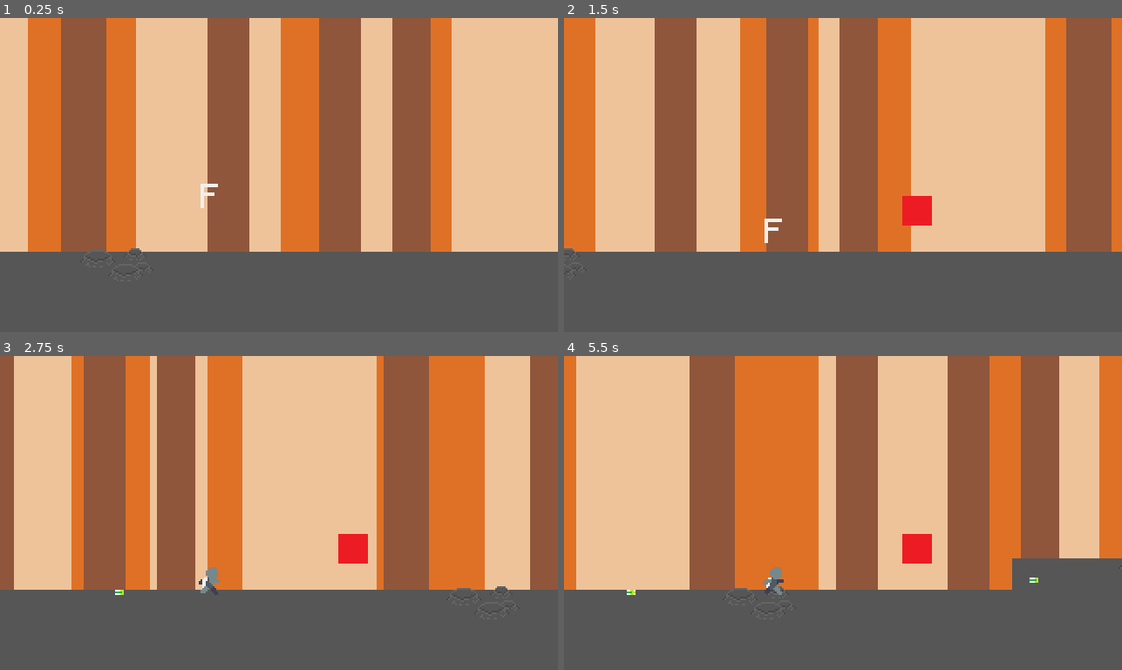
Above: before the commit, frames 1-4 (two rows, left to right).
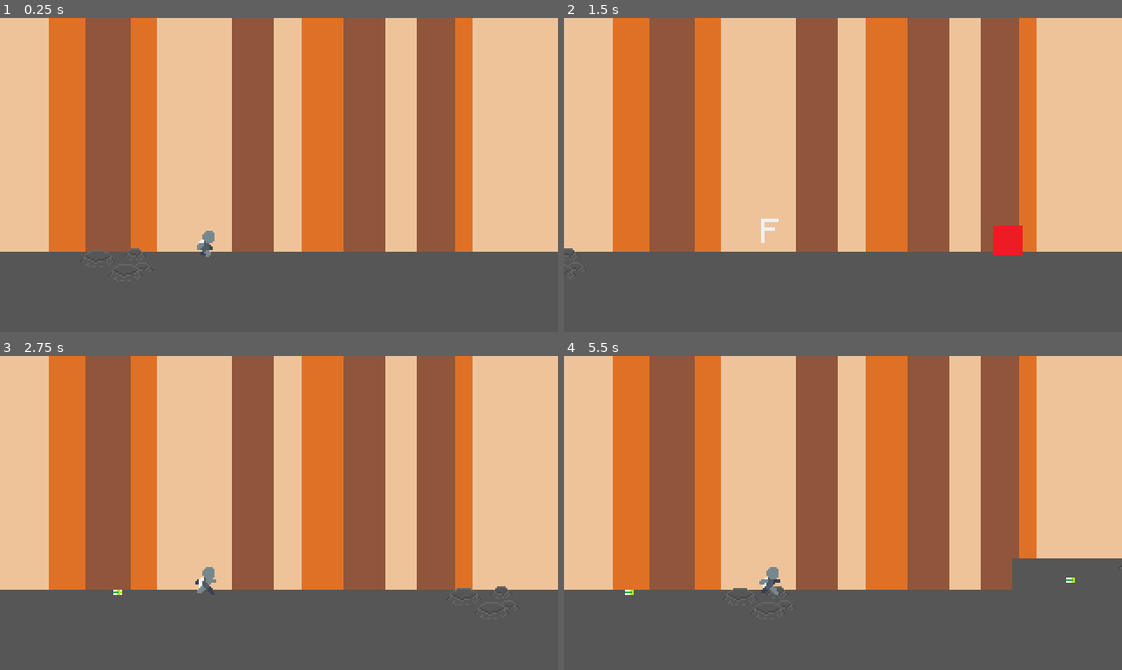
Above: after the commit, the same moments.

Repository: thigoap/godot_runner
Game: Godot game, scene res://Scenes/Level01.tscn
The game is run twice, just before and just after one commit, with the same random seed, the same clock (stepped at 60 frames per second) and the same inputs.
Inputs:
- Up to frame 1 (0.25 s): no input
- Up to frame 2 (1.5 s): tap L (KeyShootFront) at 0.6 s; tap Space (KeyJump) at 0.77 s; tap X (KeyDash) at 1.35 s
- Up to frame 3 (2.75 s): tap Space (KeyJump) at 1.52 s; tap L (KeyShootFront) at 1.55, 2.1 s; hold K (KeyShootBack) from 2.03 s (still down)
- Up to frame 4 (5.5 s): release K (KeyShootBack) at 2.78 s; tap L (KeyShootFront) at 2.85, 3.8, 4.35, 5.1 s; tap Space (KeyJump) at 3.02, 3.77, 4.52 s; tap X (KeyDash) at 3.6 s; hold K (KeyShootBack) 4.28-5.03 s

The runs differ from the first frame. In frame 1, 37% of the frame differs, in the area x 5-85%, y 0-77%; in frame 2, 53%; in frame 3, 45%; in frame 4, 60%, in the area x 0-100%, y 0-77%.

Commit message:
Lasers or mines destroy the enemy.

Diff:
--- a/Scenes/Level01.tscn
+++ b/Scenes/Level01.tscn
@@ -80,11 +80,11 @@
 shape = SubResource("RectangleShape2D_dutcy")
 
 [node name="Runner" parent="." instance=ExtResource("3_t0sul")]
-position = Vector2(120, 78)
+position = Vector2(118, 129)
 
 [node name="Camera2D" type="Camera2D" parent="."]
 position = Vector2(160, 90)
 
 [node name="BackEnemySpawner" type="Marker2D" parent="."]
-position = Vector2(263, 111)
+position = Vector2(255, 128)
 script = ExtResource("5_3447m")
--- a/Scenes/Prefabs/Enemy.tscn
+++ b/Scenes/Prefabs/Enemy.tscn
@@ -1,9 +1,14 @@
-[gd_scene load_steps=4 format=3 uid="uid://bio1lo675b71n"]
+[gd_scene load_steps=5 format=3 uid="uid://bio1lo675b71n"]
 
 [ext_resource type="Script" uid="uid://drdo5tk2mea1l" path="res://Scripts/enemy.gd" id="1_0p0aa"]
 [ext_resource type="Texture2D" uid="uid://d1t5advhpykit" path="res://Sprites/enemy-spritesheet.png" id="1_ugnox"]
 
-[sub_resource type="CircleShape2D" id="CircleShape2D_0p0aa"]
+[sub_resource type="CapsuleShape2D" id="CapsuleShape2D_0p0aa"]
+radius = 8.0
+height = 18.0
+
+[sub_resource type="RectangleShape2D" id="RectangleShape2D_ijqxc"]
+size = Vector2(16, 16)
 
 [node name="Enemy" type="CharacterBody2D"]
 collision_layer = 4
@@ -14,4 +19,11 @@
 texture = ExtResource("1_ugnox")
 
 [node name="CollisionShape2D" type="CollisionShape2D" parent="."]
-shape = SubResource("CircleShape2D_0p0aa")
+shape = SubResource("CapsuleShape2D_0p0aa")
+
+[node name="Area2D" type="Area2D" parent="."]
+
+[node name="CollisionShape2D" type="CollisionShape2D" parent="Area2D"]
+shape = SubResource("RectangleShape2D_ijqxc")
+
+[connection signal="area_entered" from="Area2D" to="." method="_on_area_2d_area_entered"]
--- a/Scenes/Prefabs/Laser.tscn
+++ b/Scenes/Prefabs/Laser.tscn
@@ -1,10 +1,13 @@
-[gd_scene load_steps=4 format=3 uid="uid://o51yokdvjrpj"]
+[gd_scene load_steps=5 format=3 uid="uid://o51yokdvjrpj"]
 
 [ext_resource type="Texture2D" uid="uid://bnt1ix5dsyrtm" path="res://Sprites/bullet-spritesheet.png" id="1_en5pc"]
 [ext_resource type="Script" uid="uid://cs262x5t3j5yx" path="res://Scripts/laser.gd" id="1_rlh0j"]
 
 [sub_resource type="RectangleShape2D" id="RectangleShape2D_l3nus"]
 size = Vector2(5, 3)
+
+[sub_resource type="RectangleShape2D" id="RectangleShape2D_rlh0j"]
+size = Vector2(5.5, 2)
 
 [node name="Laser" type="StaticBody2D"]
 collision_layer = 2
@@ -17,8 +20,15 @@
 [node name="CollisionShape2D" type="CollisionShape2D" parent="."]
 shape = SubResource("RectangleShape2D_l3nus")
 
+[node name="Area2D" type="Area2D" parent="."]
+
+[node name="CollisionShape2D" type="CollisionShape2D" parent="Area2D"]
+position = Vector2(-0.25, 0)
+shape = SubResource("RectangleShape2D_rlh0j")
+
 [node name="Timer" type="Timer" parent="."]
 one_shot = true
 autostart = true
 
+[connection signal="area_entered" from="Area2D" to="." method="_on_area_2d_area_entered"]
 [connection signal="timeout" from="Timer" to="." method="_on_timer_timeout"]
--- a/Scenes/Prefabs/Mine.tscn
+++ b/Scenes/Prefabs/Mine.tscn
@@ -1,10 +1,13 @@
-[gd_scene load_steps=4 format=3 uid="uid://dx16jqrcmj8ut"]
+[gd_scene load_steps=5 format=3 uid="uid://dx16jqrcmj8ut"]
 
 [ext_resource type="Script" uid="uid://bo10ub6vgwh22" path="res://Scripts/mine.gd" id="1_weo3m"]
 [ext_resource type="Texture2D" uid="uid://bnt1ix5dsyrtm" path="res://Sprites/bullet-spritesheet.png" id="2_edlks"]
 
 [sub_resource type="RectangleShape2D" id="RectangleShape2D_l3nus"]
 size = Vector2(5, 3)
+
+[sub_resource type="RectangleShape2D" id="RectangleShape2D_weo3m"]
+size = Vector2(6, 4)
 
 [node name="Mine" type="RigidBody2D"]
 collision_layer = 2
@@ -20,3 +23,10 @@
 [node name="Timer" type="Timer" parent="."]
 one_shot = true
 autostart = true
+
+[node name="Area2D" type="Area2D" parent="."]
+
+[node name="CollisionShape2D" type="CollisionShape2D" parent="Area2D"]
+shape = SubResource("RectangleShape2D_weo3m")
+
+[connection signal="area_entered" from="Area2D" to="." method="_on_area_2d_area_entered"]
--- a/Scripts/enemy.gd
+++ b/Scripts/enemy.gd
@@ -1,8 +1,13 @@
 extends CharacterBody2D
 
 @onready var Enemy: CharacterBody2D = $"."
-var speed = GameManager.game_speed
 
 
 func _process(delta: float) -> void:
-	Enemy.position.x += GameManager.game_speed
+	#Enemy.position.x -= GameManager.game_speed
+	pass
+
+
+func _on_area_2d_area_entered(area: Area2D) -> void:
+	print('enemy down')
+	queue_free()
--- a/Scripts/laser.gd
+++ b/Scripts/laser.gd
@@ -10,3 +10,8 @@
 
 func _on_timer_timeout() -> void:
 	queue_free()
+
+
+func _on_area_2d_area_entered(area: Area2D) -> void:
+	print('hit')
+	queue_free()
--- a/Scripts/level.gd
+++ b/Scripts/level.gd
@@ -3,7 +3,7 @@
 #region variables
 @onready var Camera = $Camera2D
 @onready var Runner = $Runner
-#@onready var Ground = $Ground
+@onready var Ground = $Ground
 
 #const START_SPEED = 2
 #const MAX_SPEED = 8
@@ -17,8 +17,9 @@
 
 # Called every frame. 'delta' is the elapsed time since the previous frame.
 func _process(_delta):
-	Camera.position.x += GameManager.game_speed
-	Runner.position.x += GameManager.game_speed
+	#Camera.position.x += GameManager.game_speed
+	#Runner.position.x += GameManager.game_speed
+	Ground.position.x -= GameManager.game_speed
 
 
 func LevelStart():
--- a/Scripts/mine.gd
+++ b/Scripts/mine.gd
@@ -1 +1,12 @@
 extends Node
+
+@onready var mine: RigidBody2D = $"."
+
+
+func _physics_process(delta: float) -> void:
+	mine.position.x -= GameManager.game_speed
+
+
+func _on_area_2d_area_entered(area: Area2D) -> void:
+	print('hit')
+	queue_free()
--- a/Scripts/runner.gd
+++ b/Scripts/runner.gd
@@ -44,6 +44,7 @@
 	HandleShoot()
 
 	move_and_slide()
+	velocity.x = 0
 
 
 func ChangeState(next_state):
--- a/Scripts/spawner.gd
+++ b/Scripts/spawner.gd
@@ -10,10 +10,3 @@
 	enemy.global_position = back_enemy_spawner.global_position
 	#print(enemy.global_position)
 	get_parent().add_child(enemy)
-
-#func _process(delta: float) -> void:
-	#if Input.is_action_just_pressed("KeyShootFront"):
-		#var enemy = front_enemy.instantiate()
-		#enemy.global_position = front_enemy_spawner.global_position
-		#print(enemy.global_position)
-		#get_parent().add_child(enemy)
